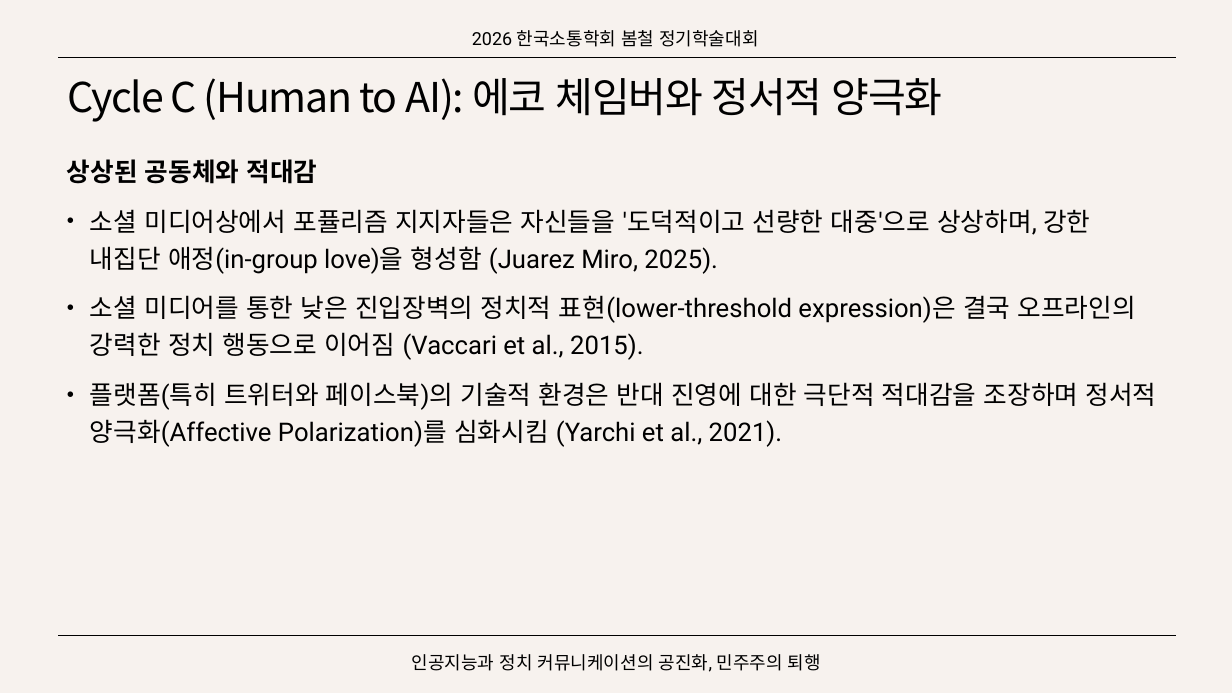
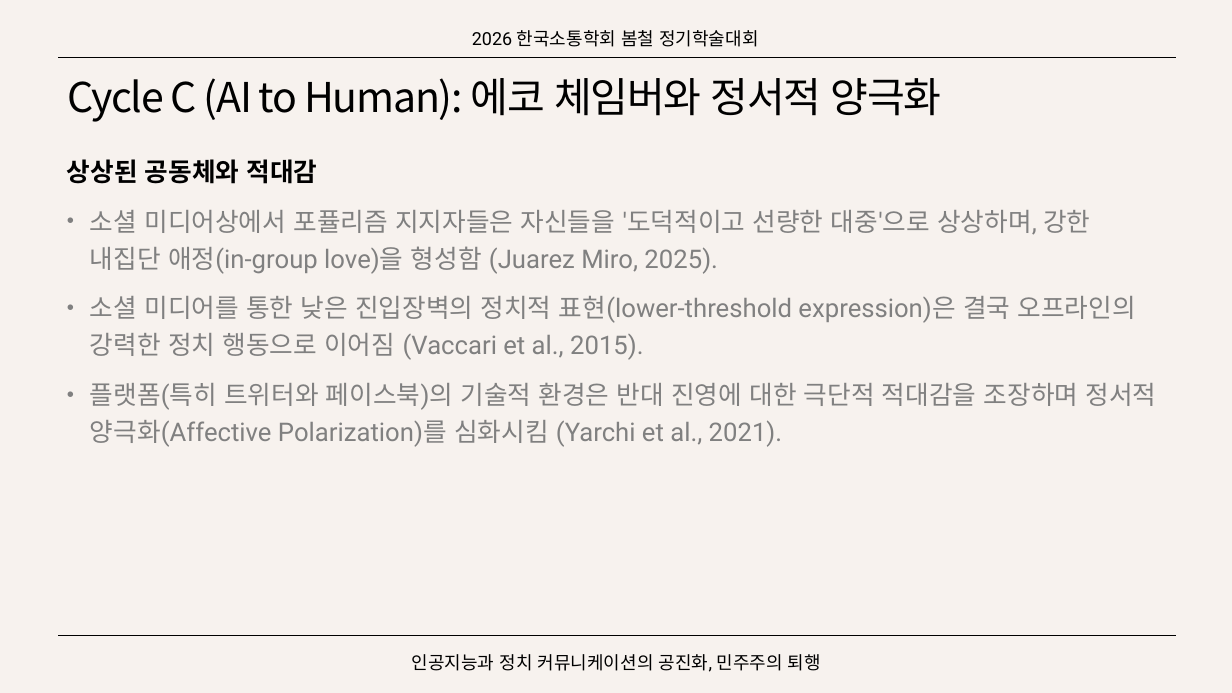
Before and after one commit to SongJongbeen/26-1, a slide deck: slide 8 of mac539/wk13_0527/presentation/13주 발제_송종빈.pptx. Drawn at 1232x693 pixels with LibreOffice and Linux fonts; fonts in the diff are those of the drawing. Boxes give left, top, right and bottom in pixels: in the first picture for what was removed or moved away, otherwise in the second. Text is boxed around its words. In the diff, an @@ line names an element or a change of style, - is before the commit and + after.

```diff
--- a/mac539/wk13_0527/presentation/13주 발제_송종빈.pptx
+++ b/mac539/wk13_0527/presentation/13주 발제_송종빈.pptx
@@ title at bbox=[67, 78, 942, 122]: text changed @@
-Cycle C (Human to AI): 에코 체임버와 정서적 양극화
+Cycle C (AI to Human): 에코 체임버와 정서적 양극화
@@ text at bbox=[90, 210, 1157, 447]: text colour #000000 to #808080 @@
```
Also in this commit, not shown: 10 other slides changed, 7 slides added, 3 other files.
